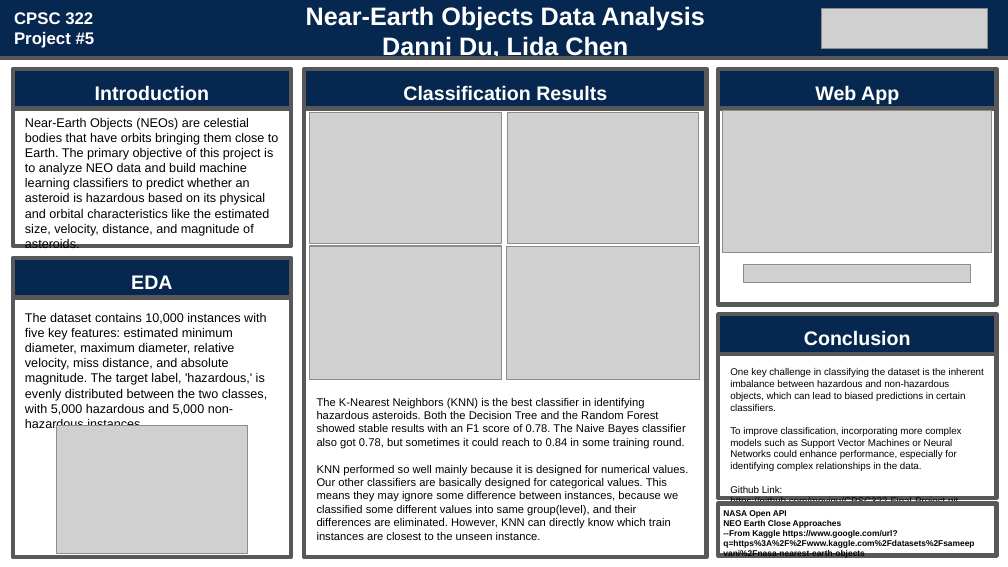
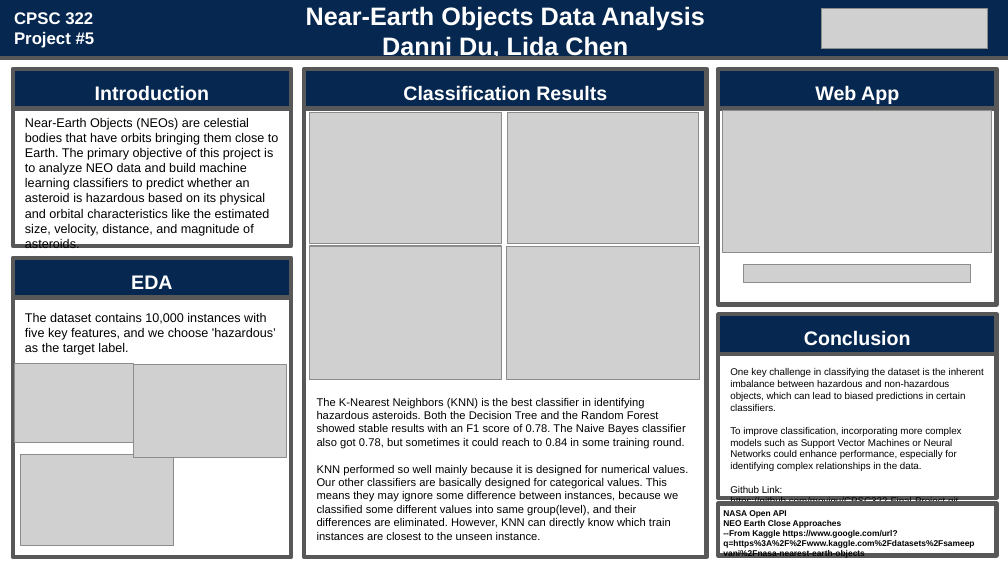
Before and after one commit to moyigu/CPSC322-Final-Project, a slide deck: slide 1 of Poster Slide.pptx. Drawn at 1008x567 pixels with LibreOffice and Linux fonts; fonts in the diff are those of the drawing; grey boxes stand for pictures. Boxes give left, top, right and bottom in pixels: in the first picture for what was removed or moved away, otherwise in the second. Text is boxed around its words. In the diff, an @@ line names an element or a change of style, - is before the commit and + after.

Commit message:
modify slides

```diff
--- a/Poster Slide.pptx
+++ b/Poster Slide.pptx
@@ text at [25, 313, 276, 355]: text changed @@
-The dataset contains 10,000 instances with five key features: estimated minimum diameter, maximum diameter, relative velocity, miss distance, and absolute magnitude. The target label, 'hazardous,' is evenly distributed between the two classes, with 5,000 hazardous and 5,000 non-hazardous instances.
+The dataset contains 10,000 instances with five key features, and we choose 'hazardous’ as the target label.
@@ picture: place and size @@
-picture at [56, 426, 248, 553]
+picture at [15, 364, 134, 443]
@@ picture added at [134, 364, 286, 458] @@
@@ picture added at [20, 455, 173, 545] @@
```
Also in this commit, not shown: 1 other file.
